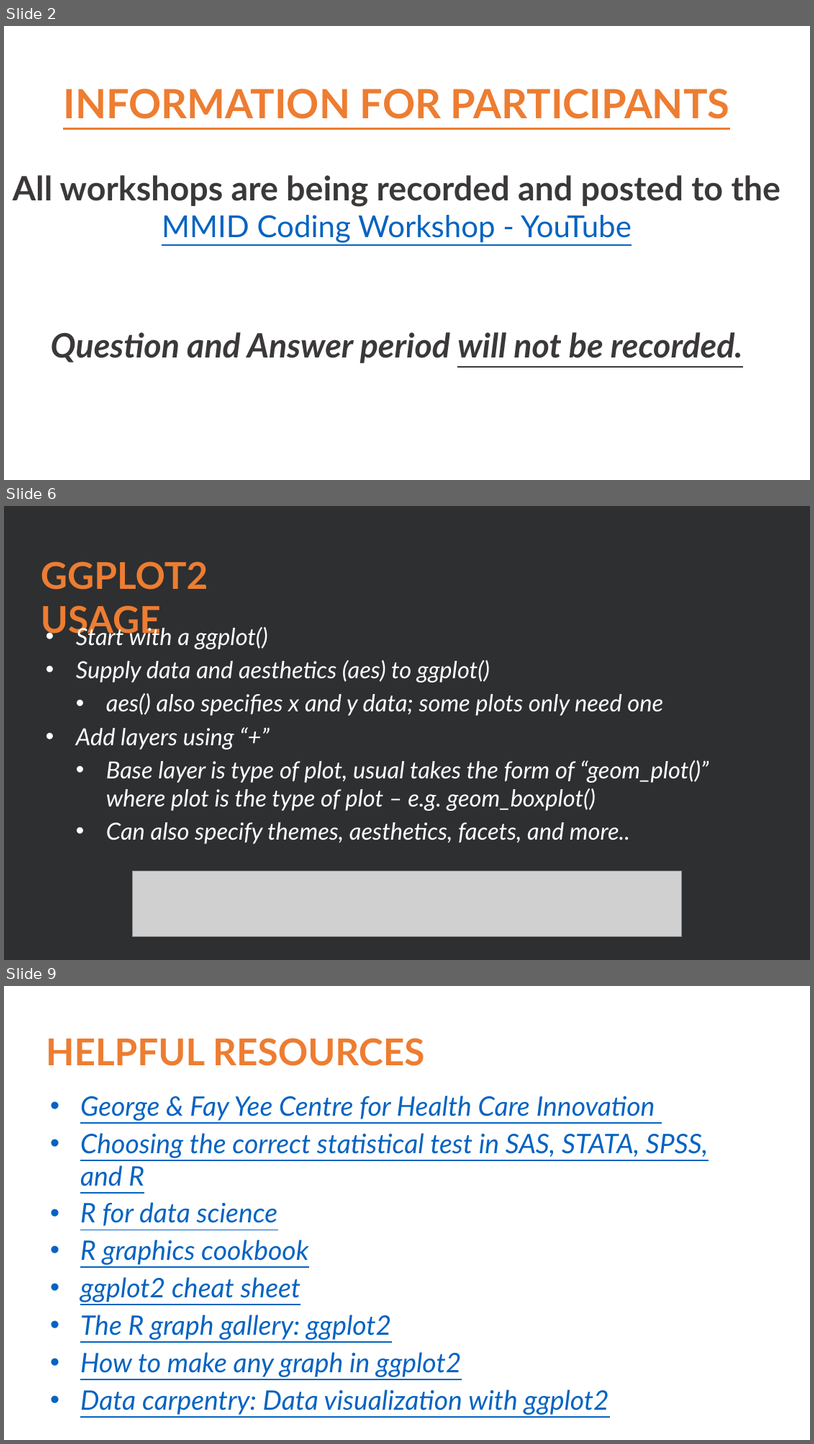
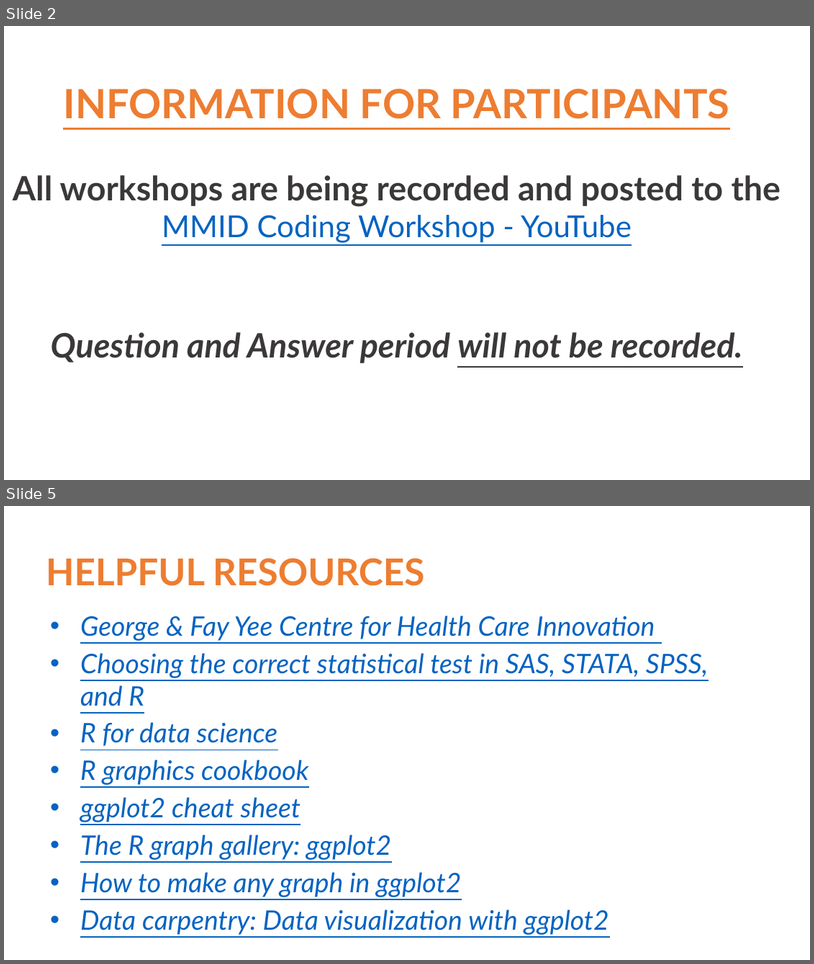
Before and after one commit to sam-a-lee/mmid_ggplot_workship, a slide deck: 2022-01-10_MMID_slides.pptx. Shown one above the other, each under a label of ours: slides 2, 6 and 9 before the commit, slides 2 and 5 after it; the slides between them are not shown. The pictures are 814x1444 and 814x964 pixels, drawn with LibreOffice and Linux fonts; fonts in the diff are those of the drawing; grey boxes stand for pictures. Boxes give left, top, right and bottom in pixels: in the first picture for what was removed or moved away, otherwise in the second. Text is boxed around its words. In the diff, an @@ line names an element or a change of style, - is before the commit and + after.

```diff
--- a/2022-01-10_MMID_slides.pptx
+++ b/2022-01-10_MMID_slides.pptx
@@ slide 6 removed at bbox=[4, 506, 810, 960], background #2D2F31 @@
@@ text removed at bbox=[41, 561, 208, 640] @@
-GGPLOT2 USAGE
@@ text removed at bbox=[76, 624, 709, 844] @@
-• Start with a ggplot()
-• Supply data and aesthetics (aes) to ggplot()
-  • aes() also specifies x and y data; some plots only need one
-• Add layers using “+”
-  • Base layer is type of plot, usual takes the form of “geom_plot()” where plot is the type of plot – e.g. geom_boxplot()
-  • Can also specify themes, aesthetics, facets, and more..
@@ picture removed at bbox=[132, 871, 682, 937] @@
@@ what was slide 9 is now slide 5 @@
```
Also in this commit, not shown: 2 slides changed, 3 other slides removed.
